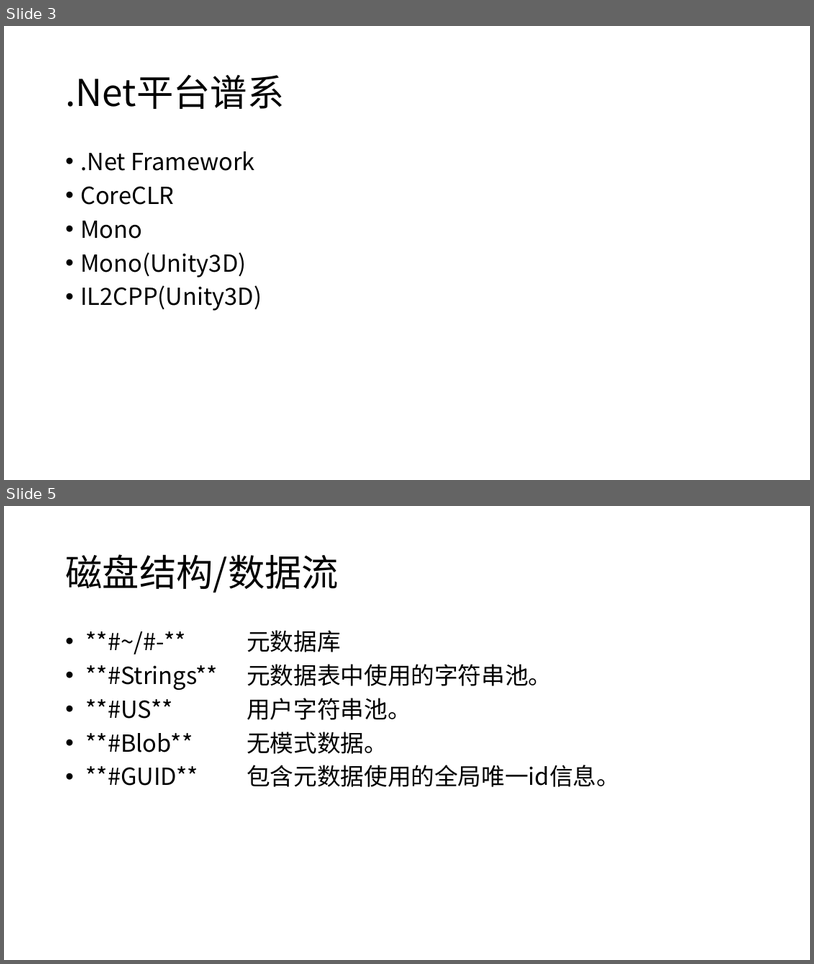
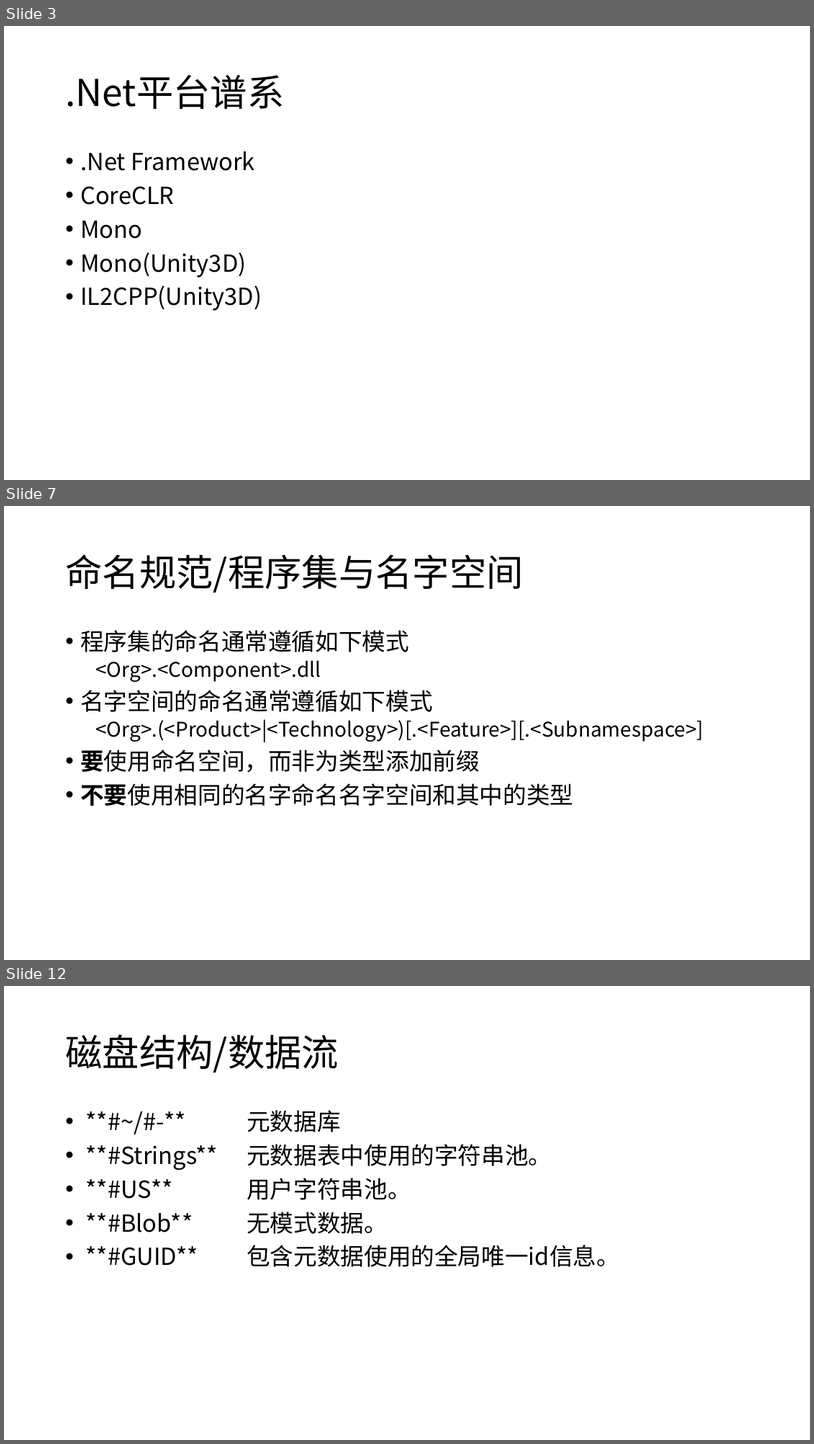
Before and after one commit to snakealpha/DotNetSession, a slide deck: pptx.pptx.pptx. Shown one above the other, each under a label of ours: slides 3 and 5 before the commit, slides 3, 7 and 12 after it; the slides between them are not shown. The pictures are 814x964 and 814x1444 pixels, drawn with LibreOffice and Linux fonts; fonts in the diff are those of the drawing. Boxes give left, top, right and bottom in pixels: in the first picture for what was removed or moved away, otherwise in the second. Text is boxed around its words. In the diff, an @@ line names an element or a change of style, - is before the commit and + after.

```diff
--- a/pptx.pptx.pptx
+++ b/pptx.pptx.pptx
@@ slide 7 added at (4,506,810,960), background #FFFFFF @@
@@ title added at (65,554,523,593), 44 pt, text #000000 @@
+命名规范/程序集与名字空间
@@ text added at (80,630,704,806), 24 pt, text #000000 @@
+• 程序集的命名通常遵循如下模式
+  <Org>.<Component>.dll
+• 名字空间的命名通常遵循如下模式
+  <Org>.(<Product>|<Technology>)[.<Feature>][.<Subnamespace>]
+• 要使用命名空间，而非为类型添加前缀
+• 不要使用相同的名字命名名字空间和其中的类型
@@ what was slide 5 is now slide 12 @@
```
Also in this commit, not shown: 1 slide changed, 6 other slides added.
